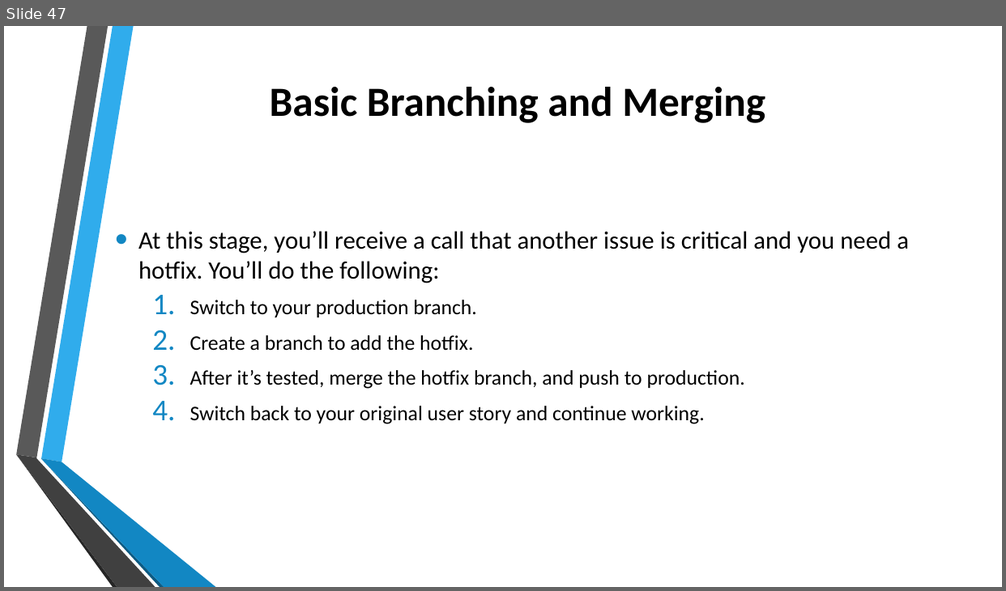
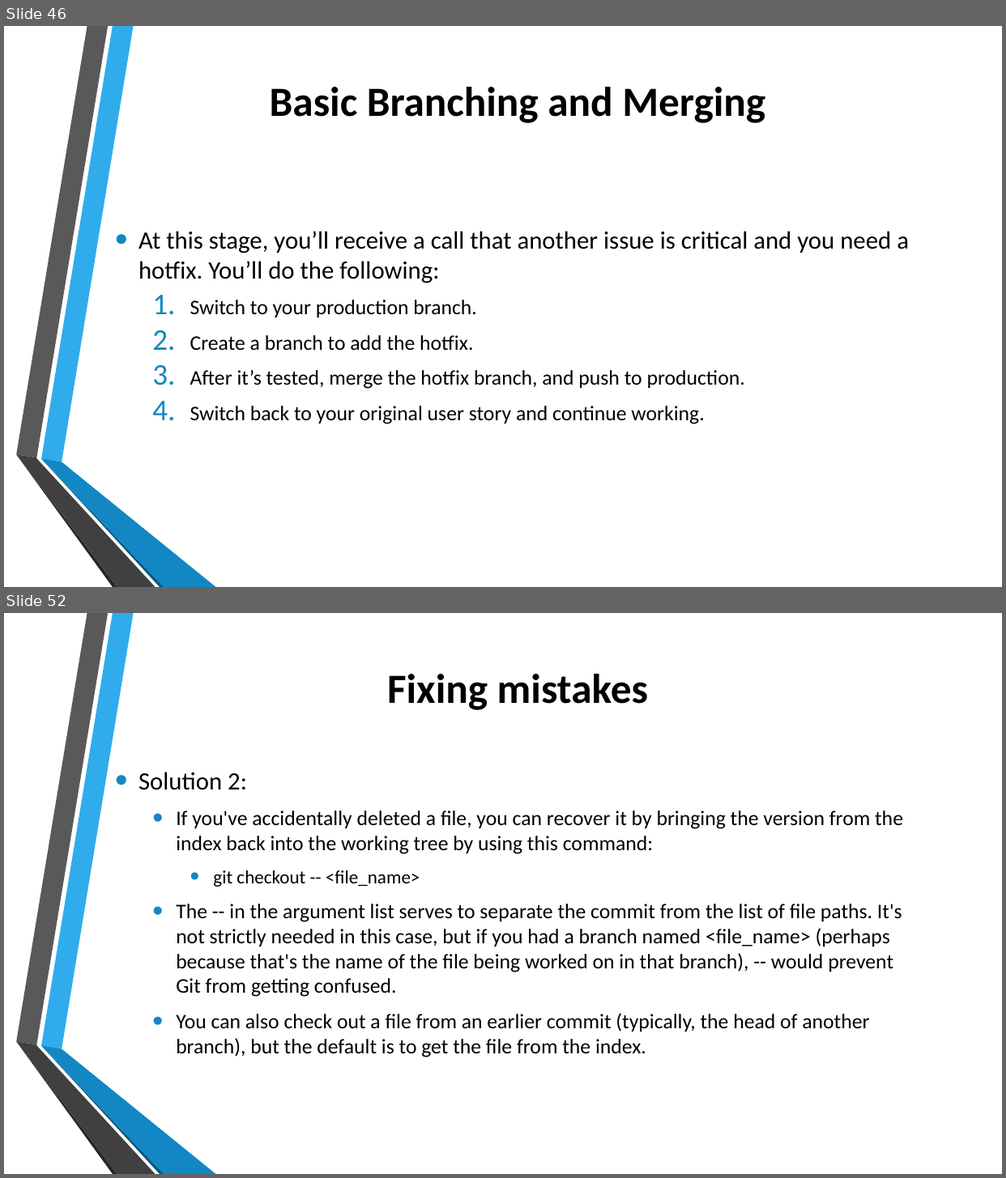
Before and after one commit to errol20/GitPPT, a slide deck: Version Control using Git.pptx. Shown one above the other, each under a label of ours: slide 47 before the commit, slides 46 and 52 after it; the slides between them are not shown. The pictures are 1006x591 and 1006x1178 pixels, drawn with LibreOffice and Linux fonts; fonts in the diff are those of the drawing; background and template pictures are left out. Boxes give left, top, right and bottom in pixels: in the first picture for what was removed or moved away, otherwise in the second. Text is boxed around its words. In the diff, an @@ line names an element or a change of style, - is before the commit and + after.

```diff
--- a/Version Control using Git.pptx
+++ b/Version Control using Git.pptx
@@ slide 52 added at [4, 613, 1002, 1174], background picture (left out); not listed: 6 template elements that a slide beside it also shows @@
@@ title added at [387, 674, 648, 710], 40 pt, text #000000, bold @@
+Fixing mistakes
@@ text added at [138, 772, 903, 1058], 20 pt, text #000000 @@
+• Solution 2:
+  • If you've accidentally deleted a file, you can recover it by bringing the version from the index back into the working tree by using this command:
+    • git checkout -- <file_name>
+  • The -- in the argument list serves to separate the commit from the list of file paths. It's not strictly needed in this case, but if you had a branch named <file_name> (perhaps because that's the name of the file being worked on in that branch), -- would prevent Git from getting confused.
+  • You can also check out a file from an earlier commit (typically, the head of another branch), but the default is to get the file from the index.
@@ what was slide 47 is now slide 46 @@
```
Also in this commit, not shown: 19 other slides added, 1 slide removed.
